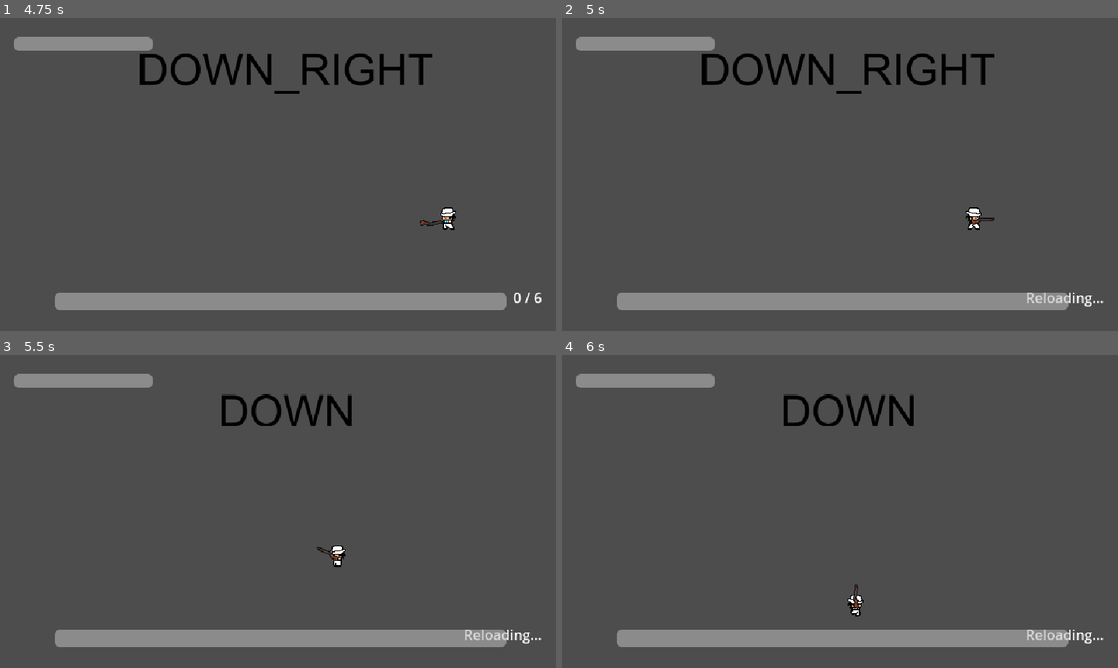
Above: before the commit, frames 1-4 (two rows, left to right).
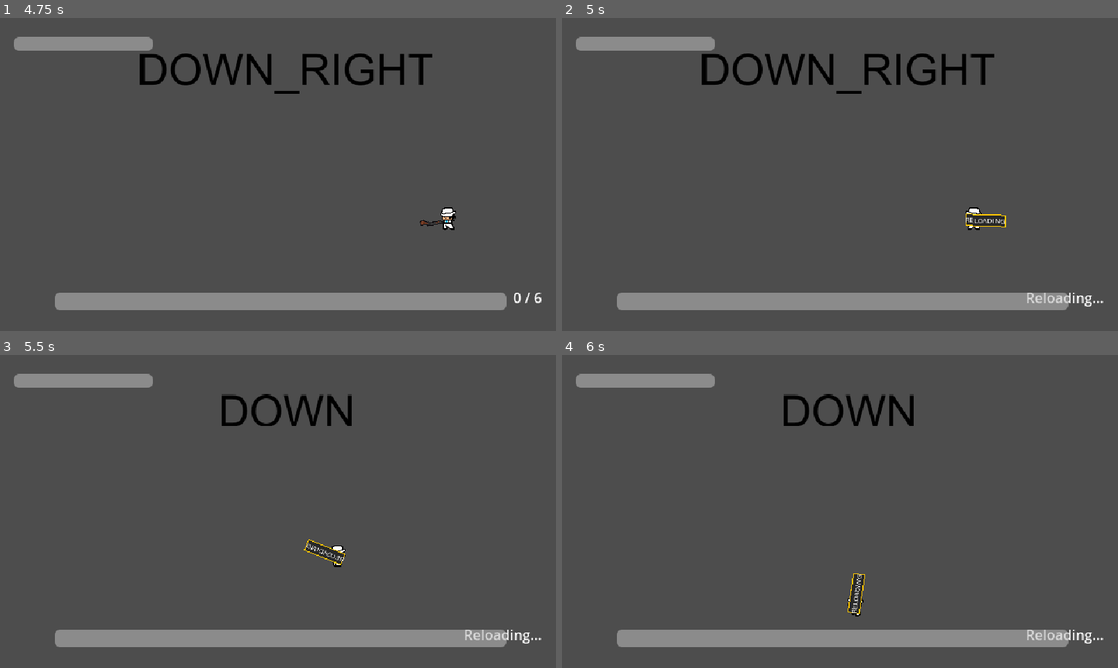
Above: after the commit, the same moments.

Repository: Kuran-002/Project-F
Game: Godot game, scene res://levels/main_menu/main_menu.tscn
Two runs of this game, one before a commit and one after it. Both use one fixed random seed, a clock stepped at 60 frames per second and the inputs below.
Inputs (mouse positions are in pixels of both pictures, inside the frame that each line leads up to):
- Up to frame 1 (4.75 s): click "Play" at 0.5 s; tap Enter at 1.25 s; move the mouse to (400, 158) at 1.27 s; hold D (move_right) 1.28-2.03 s; tap Space (dodge) at 1.35, 2.85, 4.35 s; move the mouse to (166, 190) at 2.02 s; hold S (move_down) 2.03-2.78 s; click (166, 190) at 2.1 s; move the mouse to (333, 105) at 2.77 s; hold D (move_right) 2.78-3.53 s; move the mouse to (250, 237) at 3.52 s; hold W (move_up) 3.53-4.28 s; click (250, 237) at 3.6 s; move the mouse to (444, 221) at 4.27 s; hold A (move_left) from 4.28 s (still down)
- Up to frame 2 (5 s): keep holding A (move_left); tap R (reload) at 4.9 s
- Up to frame 3 (5.5 s): keep holding A (move_left); move the mouse to (111, 464) at 5.02 s; click (111, 464) at 5.1 s
- Up to frame 4 (6 s): move the mouse to (867, 511) at 5.77 s; release A (move_left) at 5.78 s; hold S (move_down) from 5.78 s (still down); tap Space (dodge) at 5.85 s

Frame 1 is identical in both runs. In frame 2, 0.3% of the frame differs, in the area x 72-80%, y 62-67%; in frame 3, 0.2%; in frame 4, 0.3%.

Commit message:
add realoading place holder

Diff:
--- a/shotgun.gd
+++ b/shotgun.gd
@@ -43,11 +43,13 @@
 	$AnimatedSprite2D.play("shoot")
 
 func reload() -> void:
+	$AnimatedSprite2D.play("reload")
 	reload_timer.start()
 	emit_ammo()
 
 # Moves shells from the reserve into the gun once the timer ends
 func _on_reload_finished() -> void:
+	$AnimatedSprite2D.play("idle")
 	var moved = min(MAX_AMMO - curr_ammo, reserve_ammo)
 	curr_ammo += moved
 	reserve_ammo -= moved
--- a/shotgun.tscn
+++ b/shotgun.tscn
@@ -3,6 +3,8 @@
 [ext_resource type="Script" uid="uid://dwsoaouijhohu" path="res://shotgun.gd" id="1_hn68x"]
 [ext_resource type="PackedScene" uid="uid://ca0r41jqirdjm" path="res://bullet.tscn" id="2_5bb75"]
 [ext_resource type="Texture2D" uid="uid://dvecnv6x5ii0c" path="res://placeholders/firing_gun_sprite_sheet.png" id="3_7oeqp"]
+
+[ext_resource type="Texture2D" path="res://placeholders/reload_placeholder.png" id="4_reload"]
 
 [sub_resource type="AtlasTexture" id="AtlasTexture_a8mn3"]
 atlas = ExtResource("3_7oeqp")
@@ -20,6 +22,14 @@
 }],
 "loop": 0,
 "name": &"idle",
+"speed": 5.0
+}, {
+"frames": [{
+"duration": 1.0,
+"texture": ExtResource("4_reload")
+}],
+"loop": true,
+"name": &"reload",
 "speed": 5.0
 }, {
 "frames": [{
Binary file added: placeholders/reload_placeholder.png
Not shown, added: placeholders/reload_placeholder.png.import
